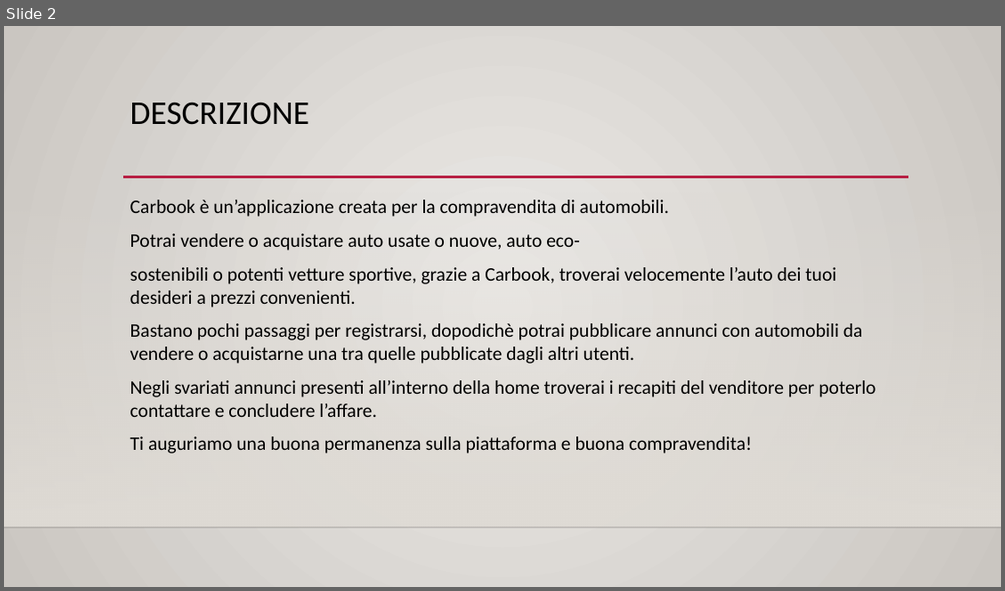
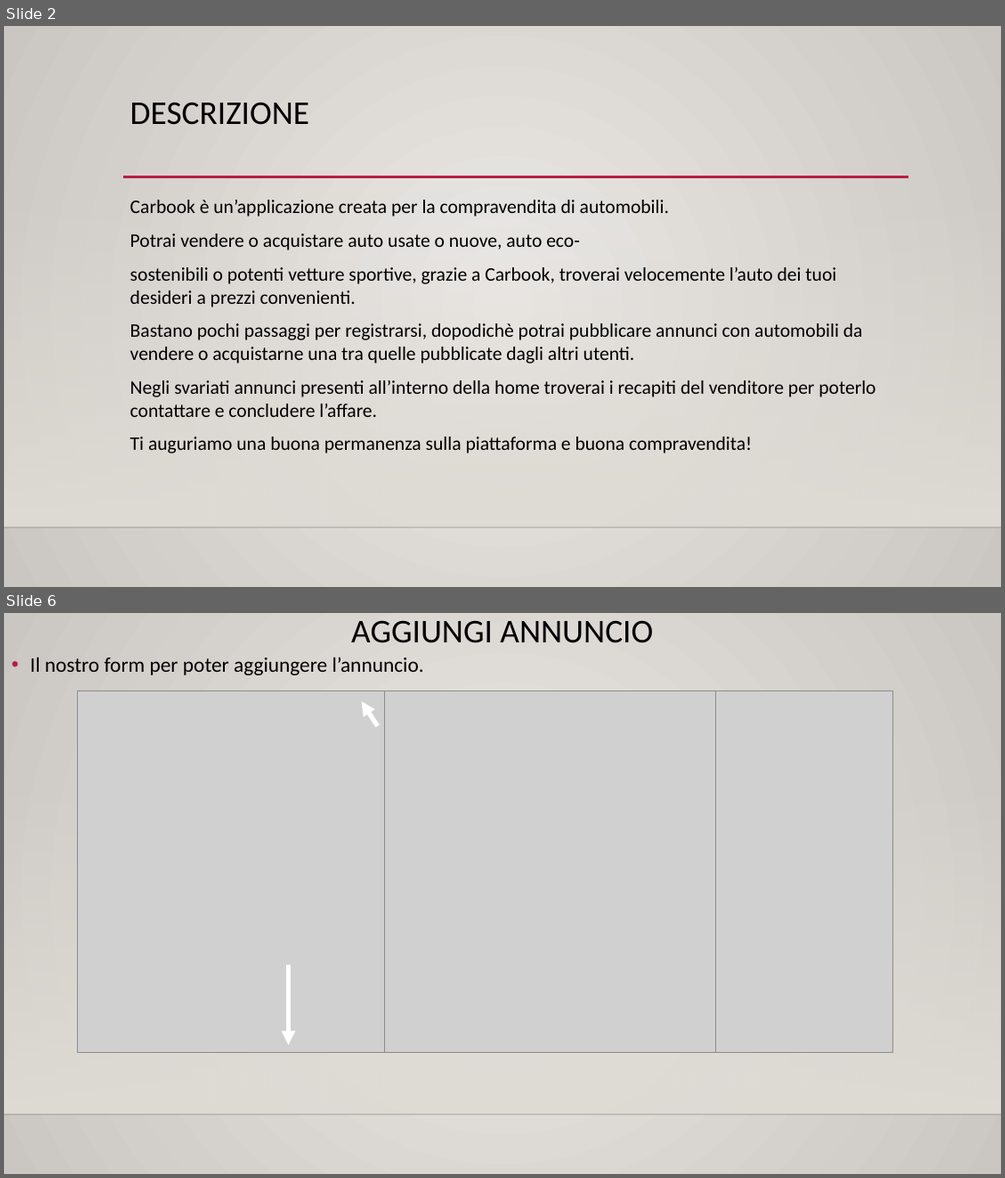
Before and after one commit to LucaNastasi/LibroAuto, a slide deck: presentazione.pptx. Shown one above the other, each under a label of ours: slide 2 before the commit, slides 2 and 6 after it; the slides between them are not shown. The pictures are 1005x591 and 1005x1178 pixels, drawn with LibreOffice and Linux fonts; fonts in the diff are those of the drawing; grey boxes stand for pictures; background and template pictures are left out. Boxes give left, top, right and bottom in pixels: in the first picture for what was removed or moved away, otherwise in the second. Text is boxed around its words. In the diff, an @@ line names an element or a change of style, - is before the commit and + after.

```diff
--- a/presentazione.pptx
+++ b/presentazione.pptx
@@ slide 6 added at [4,613,1001,1174], background gradient #ECEAE7 to #CAC7C1; not listed: 2 template elements that a slide beside it also shows @@
@@ title added at [351,620,653,643], 32 pt, text #000000 @@
+AGGIUNGI ANNUNCIO
@@ text added at [30,657,424,675], 20 pt, text #000000 @@
+• Il nostro form per poter aggiungere l’annuncio.
@@ picture added at [78,690,386,1053] @@
@@ picture added at [385,690,716,1053] @@
@@ picture added at [716,690,892,1053] @@
@@ arrow added from (378, 726) to (362, 701), #FFFFFF 4.5 pt @@
@@ arrow added from (288, 965) to (288, 1046), #FFFFFF 4.5 pt @@
```
Also in this commit, not shown: 1 slide changed, 5 other slides added, 1 other file.
